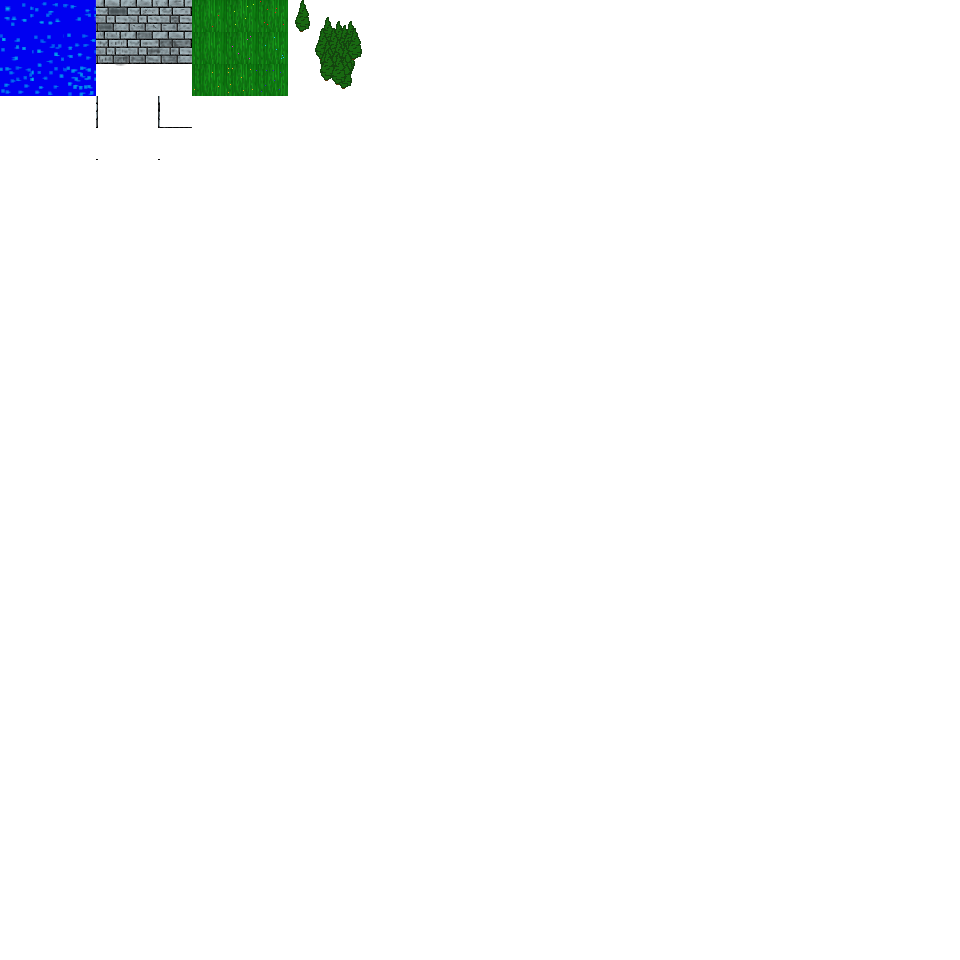
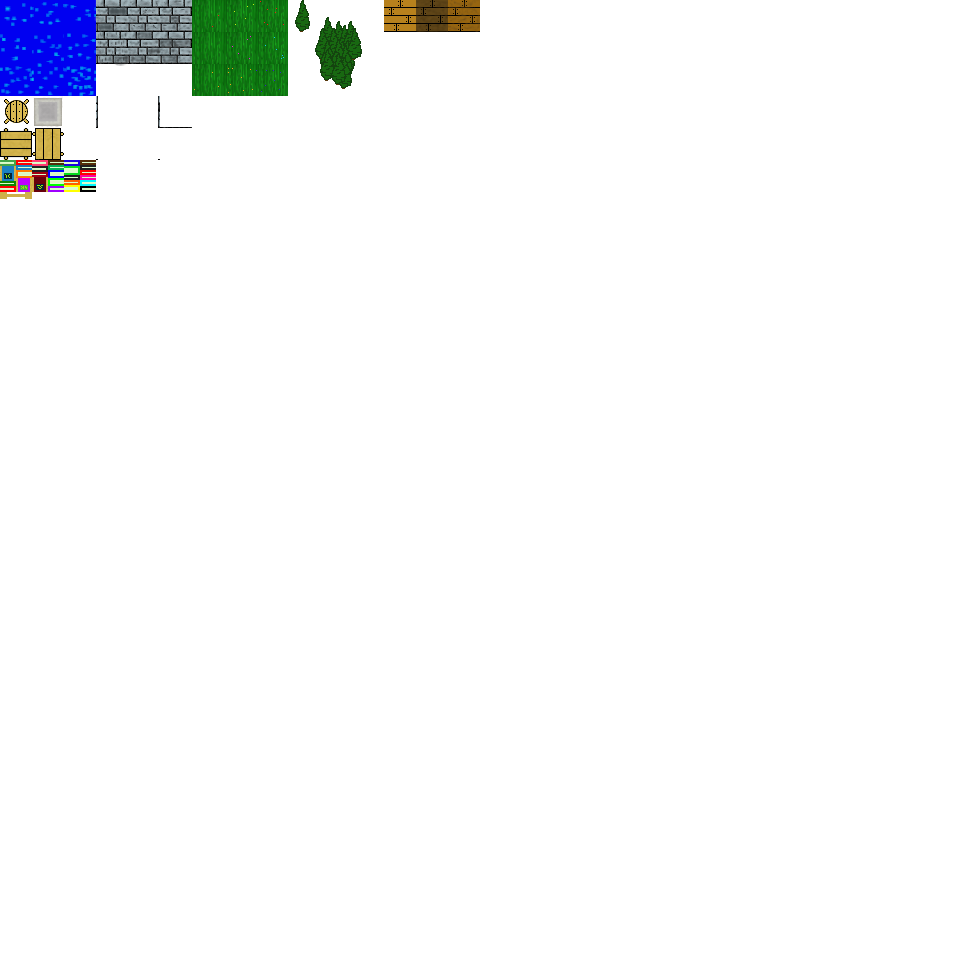
Revision of a layered (960, 960) image; what changed, layer by layer:
renamed "Background" to "ShardsOfCreation.png", painted on it over left=0, top=0, right=480, bottom=199
